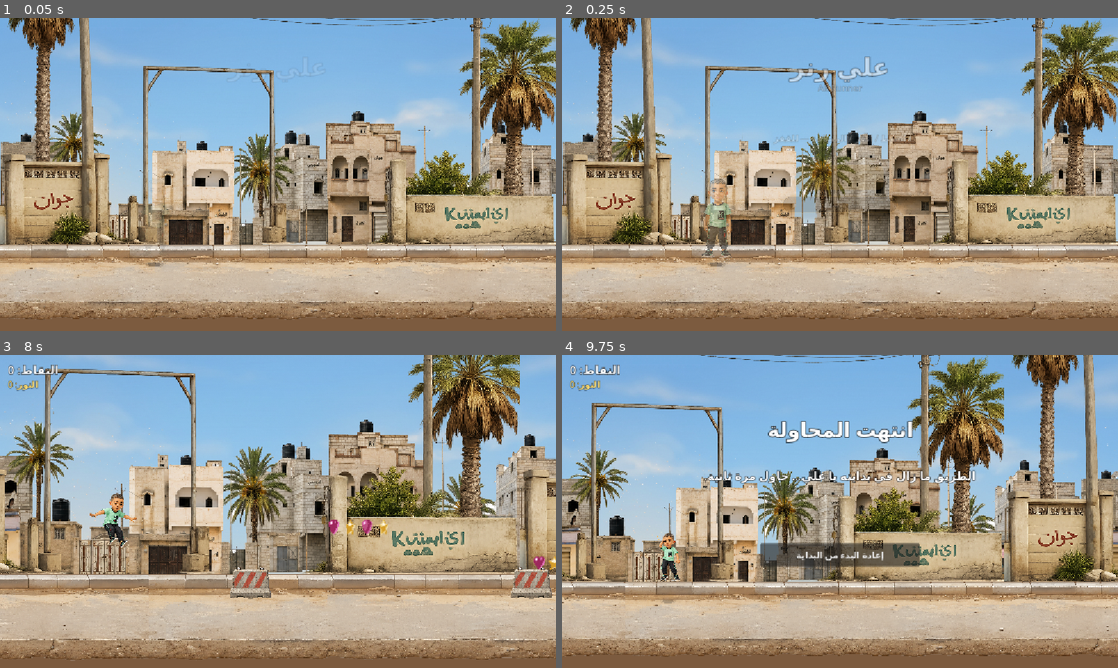
Above: before the commit, frames 1-4 (two rows, left to right).
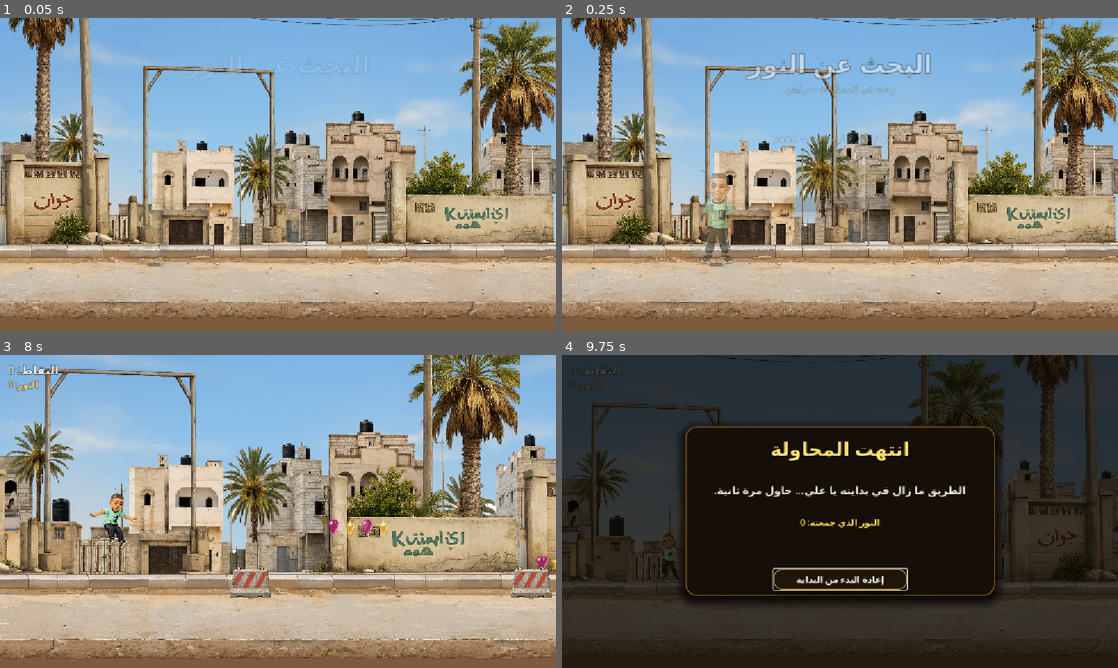
Above: after the commit, the same moments.

Repository: HamzaJwan/Ali-s-Runner
Game: Godot game, scene res://scenes/Main.tscn
The game is run twice, just before and just after one commit, with the same random seed, the same clock (stepped at 60 frames per second) and the same inputs.
Inputs (mouse positions are in pixels of both pictures, inside the frame that each line leads up to):
- Up to frame 1 (0.05 s): no input
- Up to frame 2 (0.25 s): no input
- Up to frame 3 (8 s): click "ابدأ اللعب" at 0.5 s; click "التالي" at 1.25 s; click "تخطي" at 2 s; tap Enter (ui_accept) at 2.75, 3.02, 3.77, 5.27, 6.02, 6.77 s; move the mouse to (400, 495) at 2.77 s; click (400, 495) at 2.92 s; move the mouse to (166, 527) at 3.52 s; click (166, 527) at 3.67 s; move the mouse to (333, 442) at 4.27 s; click (333, 442) at 4.42 s; move the mouse to (250, 574) at 5.02 s; click (250, 574) at 5.17 s; move the mouse to (444, 558) at 5.77 s; click (444, 558) at 5.92 s; move the mouse to (111, 464) at 6.52 s; click (111, 464) at 6.67 s; move the mouse to (305, 511) at 7.27 s; click (305, 511) at 7.42 s
- Up to frame 4 (9.75 s): move the mouse to (756, 433) at 8.02 s; click (756, 433) at 8.17 s; tap Enter (ui_accept) at 8.27, 9.02 s; move the mouse to (962, 495) at 8.77 s; click (962, 495) at 8.92 s; move the mouse to (728, 527) at 9.52 s; click (728, 527) at 9.67 s

The runs differ from the first frame. In frame 1, less than 0.1% of the frame differs, in the area x 40-64%, y 17-18%; in frame 2, 2.0%; in frame 3, 0.1%; in frame 4, 98%, in the area x 0-100%, y 0-100%.

Commit message:
autopilot: v1.0 RC menu collectible and game over polish
Task A: Fix Ali floating on menu. Root cause: scale-based idle bob shifted
the sprite's visible bottom away from its calibrated alignment. Fix: pure
fade-in entrance (no scale change), position-Y bob of ±3.5px. Feet now stay
anchored to the road regardless of animation state.

Task B: Play button pulse reduced to 1.018 scale at 1.6s period.

Task C: Public title renamed "البحث عن النور", subtitle "رحلة في المنطرحة
— زليتن". Internal/repo name "Ali Runner" unchanged.

Task D: Collectible spacing — ARC_SPACING_X 26→48px, REWARD_LINE_SPACING_X
50→62px, PATTERN_BASELINE_COOLDOWN 1.8s suppression after any pattern spawn,
MIN_SHARD_SPACING_X 62px guard on baseline spawns.

Task E: Game Over redesigned as a warm dark overlay card — dim, rounded panel,
gold title, story message, live light-shard count, golden/dark button pair,
fade+scale-pop entrance animation. All three show/hide sites in main.gd
updated to game_over_panel.visible.

Task F: Deleted rpg_voice.zip, dl_pickup.py, scrape_coin.py, temp/ (all were
untracked; project.godot viewport 1152x648 confirmed).

RC_SMOKE=PASS, 0 failures. All immutable constants unchanged.

Co-Authored-By: Claude Sonnet 4.6 <noreply@anthropic.com>

Diff:
--- a/scenes/Main.tscn
+++ b/scenes/Main.tscn
@@ -43,6 +43,21 @@
 shadow_size = 10
 shadow_offset = Vector2(0, 4)
 
+[sub_resource type="StyleBoxFlat" id="5"]
+bg_color = Color(0.085, 0.06, 0.03, 0.97)
+border_width_left = 2
+border_width_top = 2
+border_width_right = 2
+border_width_bottom = 2
+border_color = Color(0.68, 0.46, 0.14, 0.8)
+corner_radius_top_left = 22
+corner_radius_top_right = 22
+corner_radius_bottom_right = 22
+corner_radius_bottom_left = 22
+shadow_color = Color(0.01, 0.006, 0.002, 0.72)
+shadow_size = 22
+shadow_offset = Vector2(0, 8)
+
 [node name="Main" type="Node2D"]
 process_mode = 3
 script = ExtResource("1")
@@ -241,29 +256,31 @@
 grow_vertical = 2
 
 [node name="TitleLabel" type="Label" parent="UI/StartScreen"]
-offset_left = 326.0
-offset_top = 64.0
-offset_right = 826.0
+offset_left = 276.0
+offset_top = 58.0
+offset_right = 876.0
 offset_bottom = 130.0
 theme_override_font_sizes/font_size = 52
 theme_override_constants/outline_size = 7
 theme_override_colors/font_outline_color = Color(0, 0, 0, 0.75)
-text = "علي رنر"
+text = "البحث عن النور"
 horizontal_alignment = 1
 text_direction = 3
 language = "ar"
 
 [node name="SubtitleLabel" type="Label" parent="UI/StartScreen"]
-offset_left = 326.0
-offset_top = 132.0
-offset_right = 826.0
-offset_bottom = 160.0
-theme_override_font_sizes/font_size = 18
+offset_left = 276.0
+offset_top = 134.0
+offset_right = 876.0
+offset_bottom = 164.0
+theme_override_font_sizes/font_size = 17
 theme_override_constants/outline_size = 4
-theme_override_colors/font_color = Color(1, 1, 1, 0.72)
+theme_override_colors/font_color = Color(1, 0.94, 0.72, 0.82)
 theme_override_colors/font_outline_color = Color(0, 0, 0, 0.7)
-text = "Ali Runner"
-horizontal_alignment = 1
+text = "رحلة في المنطرحة — زليتن"
+horizontal_alignment = 1
+text_direction = 3
+language = "ar"
 
 [node name="InstructionLabel" type="Label" parent="UI/StartScreen"]
 offset_left = 326.0
@@ -512,53 +529,112 @@
 mouse_filter = 2
 visible = false
 
-[node name="GameOverLabel" type="Label" parent="UI"]
-offset_left = 426.0
-offset_top = 125.0
-offset_right = 726.0
-offset_bottom = 185.0
-theme_override_font_sizes/font_size = 42
+[node name="GameOverPanel" type="Control" parent="UI"]
+z_index = 90
+visible = false
+layout_mode = 3
+anchors_preset = 15
+anchor_right = 1.0
+anchor_bottom = 1.0
+grow_horizontal = 2
+grow_vertical = 2
+
+[node name="GameOverDim" type="ColorRect" parent="UI/GameOverPanel"]
+layout_mode = 1
+anchors_preset = 15
+anchor_right = 1.0
+anchor_bottom = 1.0
+grow_horizontal = 2
+grow_vertical = 2
+mouse_filter = 2
+color = Color(0.04, 0.03, 0.015, 0.78)
+
+[node name="GameOverCard" type="Panel" parent="UI/GameOverPanel"]
+layout_mode = 0
+offset_left = 256.0
+offset_top = 148.0
+offset_right = 896.0
+offset_bottom = 498.0
+mouse_filter = 2
+theme_override_styles/panel = SubResource("5")
+
+[node name="GameOverLabel" type="Label" parent="UI/GameOverPanel/GameOverCard"]
+layout_mode = 0
+offset_left = 0.0
+offset_top = 18.0
+offset_right = 640.0
+offset_bottom = 78.0
+theme_override_font_sizes/font_size = 40
 theme_override_constants/outline_size = 6
 theme_override_colors/font_outline_color = Color(0, 0, 0, 0.75)
+theme_override_colors/font_color = Color(1.0, 0.88, 0.45, 1.0)
 text = "انتهت المحاولة"
 horizontal_alignment = 1
 text_direction = 3
 language = "ar"
-visible = false
-
-[node name="GameOverMessage" type="Label" parent="UI"]
-offset_left = 226.0
-offset_top = 205.0
-offset_right = 926.0
-offset_bottom = 295.0
-theme_override_colors/font_outline_color = Color(0, 0, 0, 0.82)
-theme_override_font_sizes/font_size = 24
-theme_override_constants/outline_size = 5
+
+[node name="GameOverMessage" type="Label" parent="UI/GameOverPanel/GameOverCard"]
+layout_mode = 0
+offset_left = 28.0
+offset_top = 86.0
+offset_right = 612.0
+offset_bottom = 178.0
+theme_override_colors/font_outline_color = Color(0, 0, 0, 0.75)
+theme_override_colors/font_color = Color(0.95, 0.92, 0.84, 1.0)
+theme_override_font_sizes/font_size = 22
+theme_override_constants/outline_size = 4
 text = "الطريق ما زال في بدايته يا علي… حاول مرة ثانية."
 horizontal_alignment = 1
 vertical_alignment = 1
 autowrap_mode = 2
 text_direction = 3
 language = "ar"
-visible = false
-
-[node name="RetryButton" type="Button" parent="UI"]
-offset_left = 411.0
-offset_top = 325.0
-offset_right = 741.0
-offset_bottom = 373.0
+
+[node name="GameOverLightCount" type="Label" parent="UI/GameOverPanel/GameOverCard"]
+layout_mode = 0
+offset_left = 0.0
+offset_top = 185.0
+offset_right = 640.0
+offset_bottom = 220.0
 theme_override_font_sizes/font_size = 18
+theme_override_constants/outline_size = 3
+theme_override_colors/font_color = Color(1.0, 0.88, 0.38, 1.0)
+theme_override_colors/font_outline_color = Color(0, 0, 0, 0.6)
+text = "النور الذي جمعته: 0"
+horizontal_alignment = 1
+text_direction = 3
+language = "ar"
+
+[node name="RetryButton" type="Button" parent="UI/GameOverPanel/GameOverCard"]
+layout_mode = 0
+offset_left = 152.0
+offset_top = 234.0
+offset_right = 488.0
+offset_bottom = 280.0
+theme_override_font_sizes/font_size = 19
+theme_override_styles/normal = SubResource("3")
+theme_override_styles/hover = SubResource("4")
+theme_override_styles/pressed = SubResource("4")
+theme_override_styles/focus = SubResource("4")
+theme_override_colors/font_color = Color(0.12, 0.08, 0.04, 1)
+theme_override_colors/font_hover_color = Color(0.12, 0.08, 0.04, 1)
 text = "إعادة المحاولة من آخر نقطة"
-visible = false
-
-[node name="RestartButton" type="Button" parent="UI"]
-offset_left = 411.0
-offset_top = 390.0
-offset_right = 741.0
-offset_bottom = 438.0
+text_direction = 3
+language = "ar"
+
+[node name="RestartButton" type="Button" parent="UI/GameOverPanel/GameOverCard"]
+layout_mode = 0
+offset_left = 182.0
+offset_top = 294.0
+offset_right = 458.0
+offset_bottom = 338.0
 theme_override_font_sizes/font_size = 18
+theme_override_styles/normal = SubResource("2")
+theme_override_styles/hover = SubResource("2")
+theme_override_colors/font_color = Color(1.0, 0.87, 0.55, 0.92)
 text = "إعادة البدء من البداية"
-visible = false
+text_direction = 3
+language = "ar"
 
 [node name="CheckpointPanel" type="Control" parent="UI"]
 process_mode = 3
--- a/scripts/gameplay/collectible_spawner.gd
+++ b/scripts/gameplay/collectible_spawner.gd
@@ -63,7 +63,7 @@
 const REWARD_LINE_CHANCE := 0.12
 const RAISED_NEAR_BARRIER_CHANCE := 0.1
 const ARC_SHARD_COUNT := 3
-const ARC_SPACING_X := 26.0
+const ARC_SPACING_X := 48.0
 # Clearance above the *specific* obstacle's own collision top (not a flat
 # world Y), so this is always reachable regardless of obstacle height: at
 # this project's real jump apex, the body's collision spans ~369.8-417.8 -
@@ -71,12 +71,21 @@
 # still lands at 434, comfortably inside that band, not at its edge.
 const ARC_CLEARANCE_ABOVE_OBSTACLE := 20.0
 const REWARD_LINE_COUNT := 3
-const REWARD_LINE_SPACING_X := 50.0
-const REWARD_LINE_START_OFFSET_X := 70.0
+const REWARD_LINE_SPACING_X := 62.0
+const REWARD_LINE_START_OFFSET_X := 80.0
 # Reachable while just running (no jump) - same reasoning as ROAD_SHARD_Y.
 const REWARD_LINE_Y := ROAD_SURFACE_Y - 30.0
-const RAISED_NEAR_BARRIER_OFFSET_X := 40.0
+const RAISED_NEAR_BARRIER_OFFSET_X := 45.0
 const RAISED_NEAR_BARRIER_Y := ROAD_SURFACE_Y - 60.0
+# After any obstacle-relative pattern fires, suppress the independent
+# baseline timer for this long so the two sources never visually crowd
+# each other. Uses a one-shot timer restart rather than _process tracking.
+const PATTERN_BASELINE_COOLDOWN := 1.8
+# Minimum horizontal gap between the right-most live shard and SPAWN_X
+# before a NEW baseline shard is allowed.  Pattern shards are placed at
+# explicit relative offsets and are already guaranteed by construction not
+# to overlap each other, so this check is only applied to the baseline path.
+const MIN_SHARD_SPACING_X := 62.0
 
 var current_speed := 225.0
 var _spawn_timer: Timer
@@ -123,10 +132,19 @@
 
 
 func _spawn_baseline_shard() -> void:
+	if _shard_too_close_to_spawn_x():
+		return
 	if _rng.randf() < ELEVATED_SHARD_CHANCE or _obstacle_too_close_to_spawn_x():
 		_spawn_shard_at(SPAWN_X, ELEVATED_SHARD_Y)
 	else:
 		_spawn_shard_at(SPAWN_X, ROAD_SHARD_Y)
+
+
+func _shard_too_close_to_spawn_x() -> bool:
+	for child in get_children():
+		if child is Node2D and absf(child.global_position.x - SPAWN_X) < MIN_SHARD_SPACING_X:
+			return true
+	return false
 
 
 func _obstacle_too_close_to_spawn_x() -> bool:
@@ -156,12 +174,27 @@
 	var collision_height: float = definition.get("collision_height", 50.0)
 	var collision_width: float = definition.get("collision_width", 30.0)
 	var roll := _rng.randf()
+	var spawned_pattern := false
 	if roll < ARC_ABOVE_CHANCE:
 		_spawn_arc_above(obstacle_position, collision_height)
+		spawned_pattern = true
 	elif roll < ARC_ABOVE_CHANCE + REWARD_LINE_CHANCE:
 		_spawn_reward_line(obstacle_position)
+		spawned_pattern = true
 	elif roll < ARC_ABOVE_CHANCE + REWARD_LINE_CHANCE + RAISED_NEAR_BARRIER_CHANCE:
 		_spawn_raised_near_barrier(obstacle_position, collision_width)
+		spawned_pattern = true
+	if spawned_pattern:
+		_extend_base_timer(PATTERN_BASELINE_COOLDOWN)
+
+
+func _extend_base_timer(extra_seconds: float) -> void:
+	if _spawn_timer == null or not _spawn_timer.is_inside_tree():
+		return
+	var remaining := _spawn_timer.time_left
+	_spawn_timer.stop()
+	_spawn_timer.wait_time = remaining + extra_seconds
+	_spawn_timer.start()
 
 
 ## A short arc of shards above the obstacle, cleared by
--- a/scripts/main.gd
+++ b/scripts/main.gd
@@ -58,11 +58,11 @@
 const MENU_ALI_VISUAL_HEIGHT := 190.0
 const MENU_HERO_ZOOM_IN_TIME := 0.5
 const MENU_IDLE_BOB_TIME := 1.2
-const MENU_IDLE_BOB_SCALE := 1.04
+const MENU_IDLE_BOB_PX := 3.5
 const MENU_FADE_IN_TIME := 0.5
 const INTRO_FADE_IN_TIME := 0.3
-const PLAY_BUTTON_PULSE_SCALE := 1.05
-const PLAY_BUTTON_PULSE_TIME := 0.9
+const PLAY_BUTTON_PULSE_SCALE := 1.018
+const PLAY_BUTTON_PULSE_TIME := 1.6
 const INTRO_LINES := [
 	{
 		"speaker": "الراوي",
@@ -181,10 +181,12 @@
 @onready var zainab_companion_placeholder: Control = $UI/CompanionRibbon/ZainabCompanionPlaceholder
 @onready var jomana_companion_texture: TextureRect = $UI/CompanionRibbon/JomanaCompanionTexture
 @onready var jomana_companion_placeholder: Control = $UI/CompanionRibbon/JomanaCompanionPlaceholder
-@onready var game_over_label: Label = $UI/GameOverLabel
-@onready var game_over_message: Label = $UI/GameOverMessage
-@onready var retry_button: Button = $UI/RetryButton
-@onready var restart_button: Button = $UI/RestartButton
+@onready var game_over_panel: Control = $UI/GameOverPanel
+@onready var game_over_label: Label = $UI/GameOverPanel/GameOverCard/GameOverLabel
+@onready var game_over_message: Label = $UI/GameOverPanel/GameOverCard/GameOverMessage
+@onready var game_over_light_count: Label = $UI/GameOverPanel/GameOverCard/GameOverLightCount
+@onready var retry_button: Button = $UI/GameOverPanel/GameOverCard/RetryButton
+@onready var restart_button: Button = $UI/GameOverPanel/GameOverCard/RestartButton
 @onready var start_screen: Control = $UI/StartScreen
 @onready var menu_title_label: Label = $UI/StartScreen/TitleLabel
 @onready var menu_subtitle_label: Label = $UI/StartScreen/SubtitleLabel
@@ -253,6 +255,7 @@
 var intro_step_index := 0
 var _menu_idle_tween: Tween
 var _play_button_pulse_tween: Tween
+var _menu_ali_base_y := 0.0
 var _menu_zoom_tween: Tween
 var _menu_fade_tween: Tween
 var _intro_focus_tween: Tween
@@ -384,10 +387,7 @@
 	start_screen.visible = true
 	score_label.visible = false
 	light_shard_label.visible = false
-	game_over_label.visible = false
-	game_over_message.visible = false
-	retry_button.visible = false
-	restart_button.visible = false
+	game_over_panel.visible = false
 	obstacle_spawner.stop_spawning()
 	obstacle_spawner.clear_obstacles()
 	collectible_spawner.stop_spawning()
@@ -406,35 +406,41 @@
 		ASSET_UTILS.align_sprite_visible_bottom(
 			player_story_sprite, PLAYER_COLLISION_HALF_HEIGHT
 		)
+	# Save calibrated position so the idle bob can return to it exactly.
+	_menu_ali_base_y = player_story_sprite.position.y
 	_play_menu_hero_zoom_in()
 	_start_menu_idle_motion()
 	_play_menu_intro_fade()
 
 
 func _play_menu_hero_zoom_in() -> void:
-	var target_scale := player_story_sprite.scale
-	player_story_sprite.scale = target_scale * 0.85
+	# Pure fade-in only — no scale change so the feet never float above
+	# the road during the entrance. The scale was already set correctly
+	# by align_sprite_visible_bottom; changing it would shift the visible
+	# bottom away from PLAYER_COLLISION_HALF_HEIGHT.
 	player_story_sprite.modulate.a = 0.0
-	_menu_zoom_tween = create_tween().set_parallel()
-	_menu_zoom_tween.tween_property(
-		player_story_sprite, "scale", target_scale, MENU_HERO_ZOOM_IN_TIME
-	).set_trans(Tween.TRANS_BACK).set_ease(Tween.EASE_OUT)
+	_menu_zoom_tween = create_tween()
 	_menu_zoom_tween.tween_property(
 		player_story_sprite, "modulate:a", 1.0, MENU_HERO_ZOOM_IN_TIME
 	)
 
 
 func _start_menu_idle_motion() -> void:
+	# Position-only Y bob: scale stays fixed at its calibrated value so
+	# the feet never lift off the road. The sprite rises MENU_IDLE_BOB_PX
+	# pixels (y decreases = up in Godot 2D) and returns, looping smoothly.
 	_stop_menu_idle_motion()
-	var base_scale := player_story_sprite.scale
 	_menu_idle_tween = create_tween()
 	_menu_idle_tween.set_loops()
 	_menu_idle_tween.tween_property(
-		player_story_sprite, "scale", base_scale * MENU_IDLE_BOB_SCALE,
+		player_story_sprite, "position:y",
+		_menu_ali_base_y - MENU_IDLE_BOB_PX,
 		MENU_IDLE_BOB_TIME
 	).set_trans(Tween.TRANS_SINE).set_ease(Tween.EASE_IN_OUT)
 	_menu_idle_tween.tween_property(
-		player_story_sprite, "scale", base_scale, MENU_IDLE_BOB_TIME
+		player_story_sprite, "position:y",
+		_menu_ali_base_y,
+		MENU_IDLE_BOB_TIME
 	).set_trans(Tween.TRANS_SINE).set_ease(Tween.EASE_IN_OUT)
 	_start_play_button_pulse()
 
@@ -792,10 +798,7 @@
 	score_label.visible = true
 	score_label.text = "النقاط: %d" % score
 	light_shard_label.visible = true
-	game_over_label.visible = false
-	game_over_message.visible = false
-	retry_button.visible = false
-	restart_button.visible = false
+	game_over_panel.visible = false
 	_reset_ali_for_gameplay()
 	player.set_gameplay_active(true)
 	obstacle_spawner.clear_obstacles()
@@ -903,21 +906,36 @@
 
 
 func _show_game_over_options() -> void:
-	game_over_label.visible = true
-	game_over_message.visible = true
-	restart_button.visible = true
-
 	var checkpoint_config := ENCOUNTER_DATA.get_checkpoint(last_reached_checkpoint)
 	if checkpoint_config.is_empty():
 		game_over_message.text = ENCOUNTER_DATA.rtl_safe(
 			ENCOUNTER_DATA.GAME_OVER_BEFORE_CHECKPOINT
 		)
 		retry_button.visible = false
-		restart_button.grab_focus()
 	else:
 		game_over_message.text = ENCOUNTER_DATA.rtl_safe(checkpoint_config["game_over_line"])
 		retry_button.visible = true
+
+	game_over_light_count.text = "النور الذي جمعته: %d" % collectible_count
+
+	var card: Node = game_over_panel.get_node("GameOverCard")
+	game_over_panel.modulate.a = 0.0
+	card.scale = Vector2(0.92, 0.92)
+	card.pivot_offset = card.size / 2.0
+	game_over_panel.visible = true
+
+	var enter_tween := create_tween().set_parallel()
+	enter_tween.tween_property(
+		game_over_panel, "modulate:a", 1.0, 0.28
+	).set_trans(Tween.TRANS_SINE).set_ease(Tween.EASE_OUT)
+	enter_tween.tween_property(
+		card, "scale", Vector2.ONE, 0.28
+	).set_trans(Tween.TRANS_BACK).set_ease(Tween.EASE_OUT)
+
+	if retry_button.visible:
 		retry_button.grab_focus()
+	else:
+		restart_button.grab_focus()
 
 
 func _on_restart_pressed() -> void:
Not shown: 1 places in scenes/Main.tscn that only renumber resources
Not shown, changed: docs/AUTOPILOT_PROGRESS.md
Not shown, changed: docs/LEVEL_1_GOLD_CHECKLIST.md
